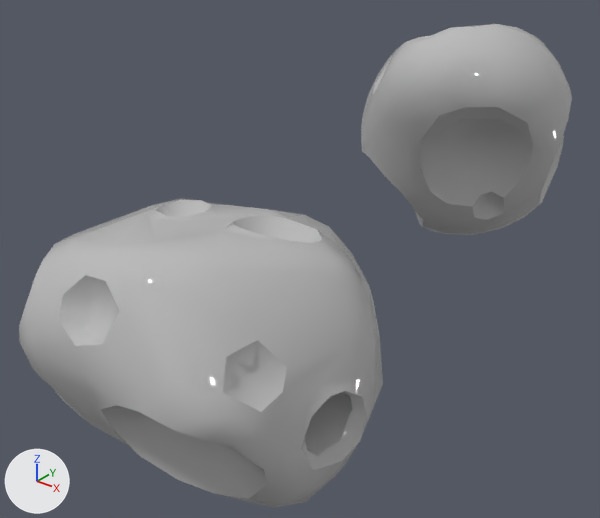
Renders of the FBX model Assets/Models/Models_Environment/ModelsSaturn/SM_Meteor_Tunnels_01.fbx from each side of a commit.
Camera for both pictures: a 50 mm camera at (123.9, -123.1, 51.6) aimed at (47.6, -27.8, -7.6). Arrows for +X, +Y and +Z are at lower left; the lights stay in place. Where no turn or scale is listed for an object, it has been applied to the vertices.

The first picture shows 'Group25282', 'SM_Meteor_015'.
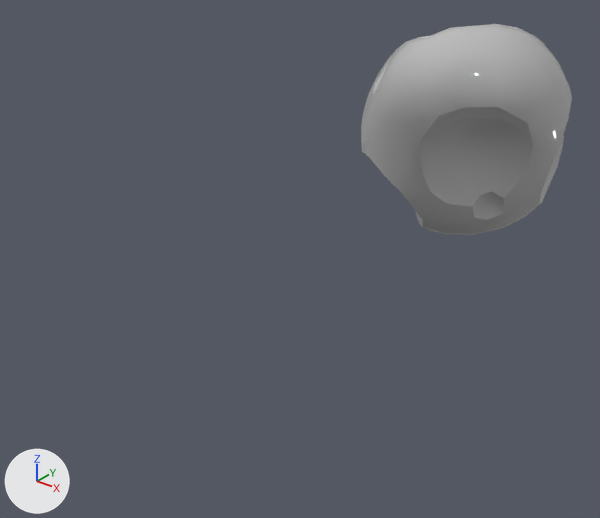
Changed parts and their boxes (x1, y1, x2, y2) in the pictures (600 x 518 px):
'SM_Meteor_015', deleted: before (19, 198, 383, 508)

The edits, one by one:
Object 'SM_Meteor_015' (ob_sm_meteor_015) is deleted.
